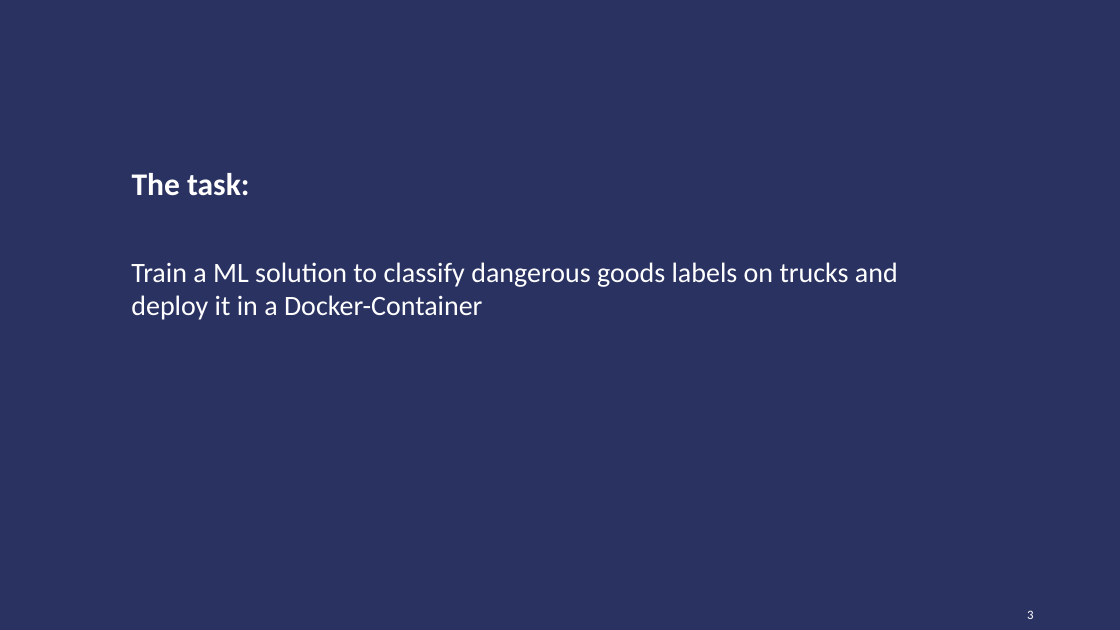
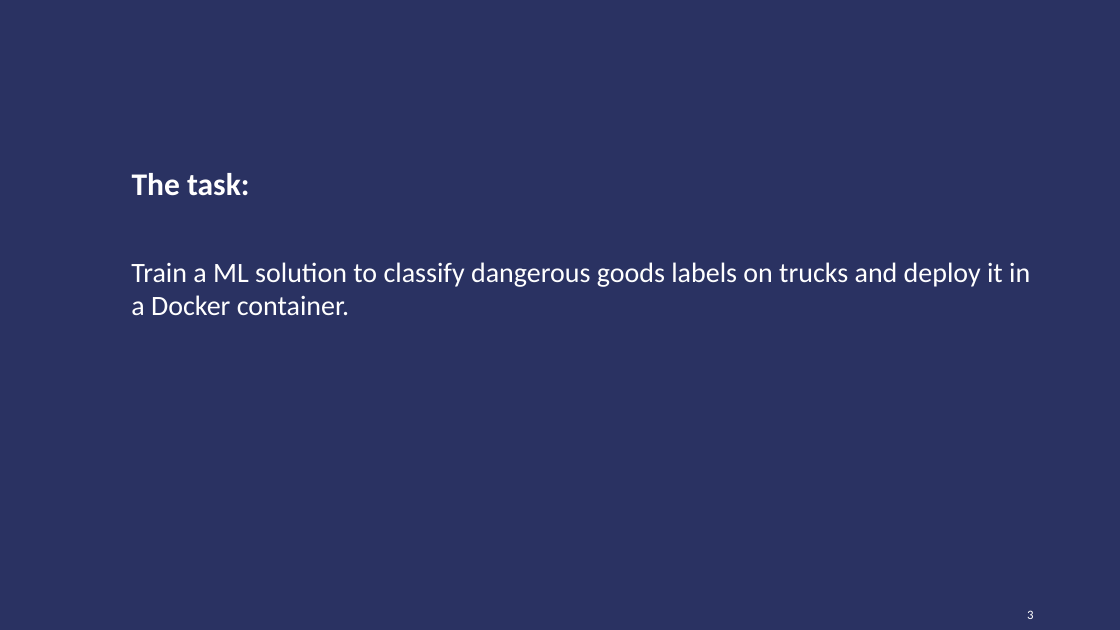
Before and after one commit to winterForestStump/application_project, a slide deck: slide 3 of Application Project.pptx. Drawn at 1120x630 pixels with LibreOffice and Linux fonts; fonts in the diff are those of the drawing; background and template pictures are left out. Boxes give left, top, right and bottom in pixels: in the first picture for what was removed or moved away, otherwise in the second. Text is boxed around its words. In the diff, an @@ line names an element or a change of style, - is before the commit and + after.

```diff
--- a/Application Project.pptx
+++ b/Application Project.pptx
@@ text at (131, 262, 1030, 315): text changed @@
-Train a ML solution to classify dangerous goods labels on trucks and
-deploy it in a Docker-Container
+Train a ML solution to classify dangerous goods labels on trucks and deploy it in a Docker container.
```
Also in this commit, not shown: 13 other slides changed, 2 slides added.
